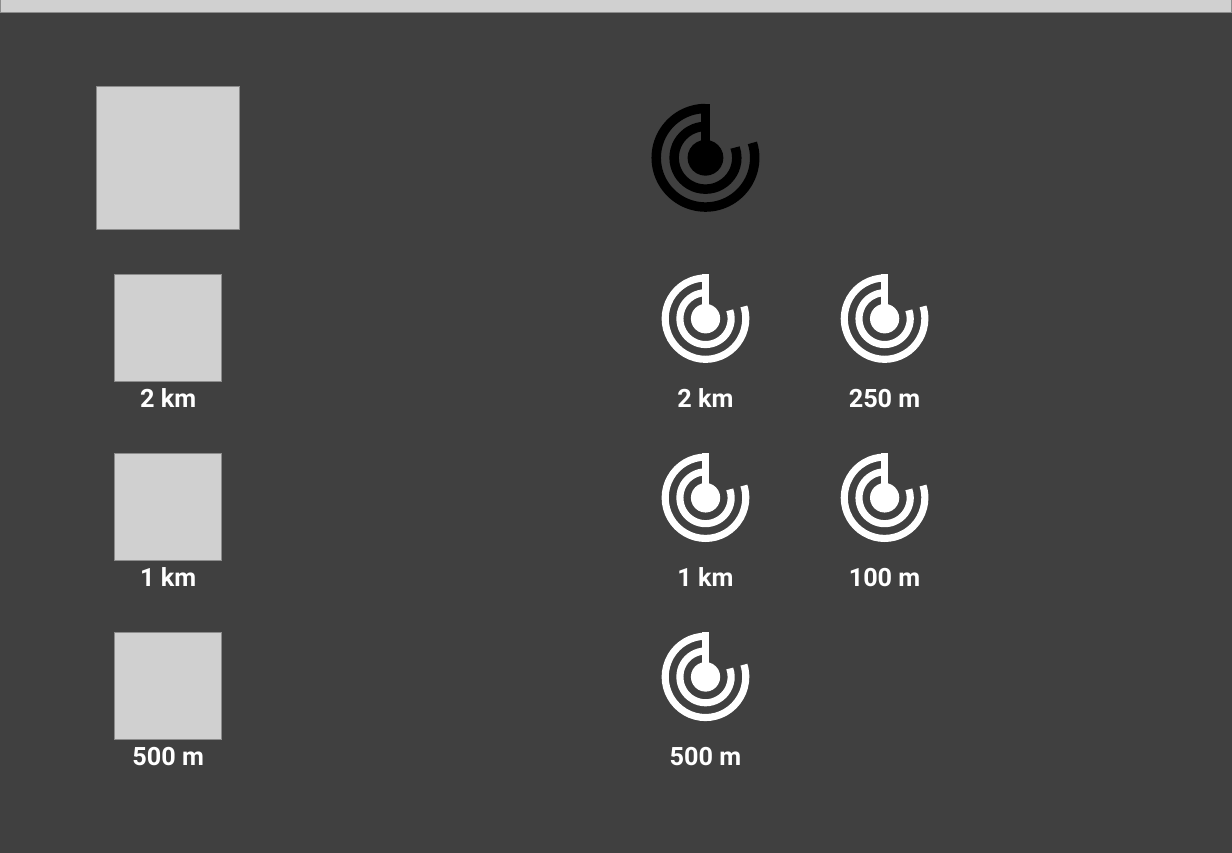
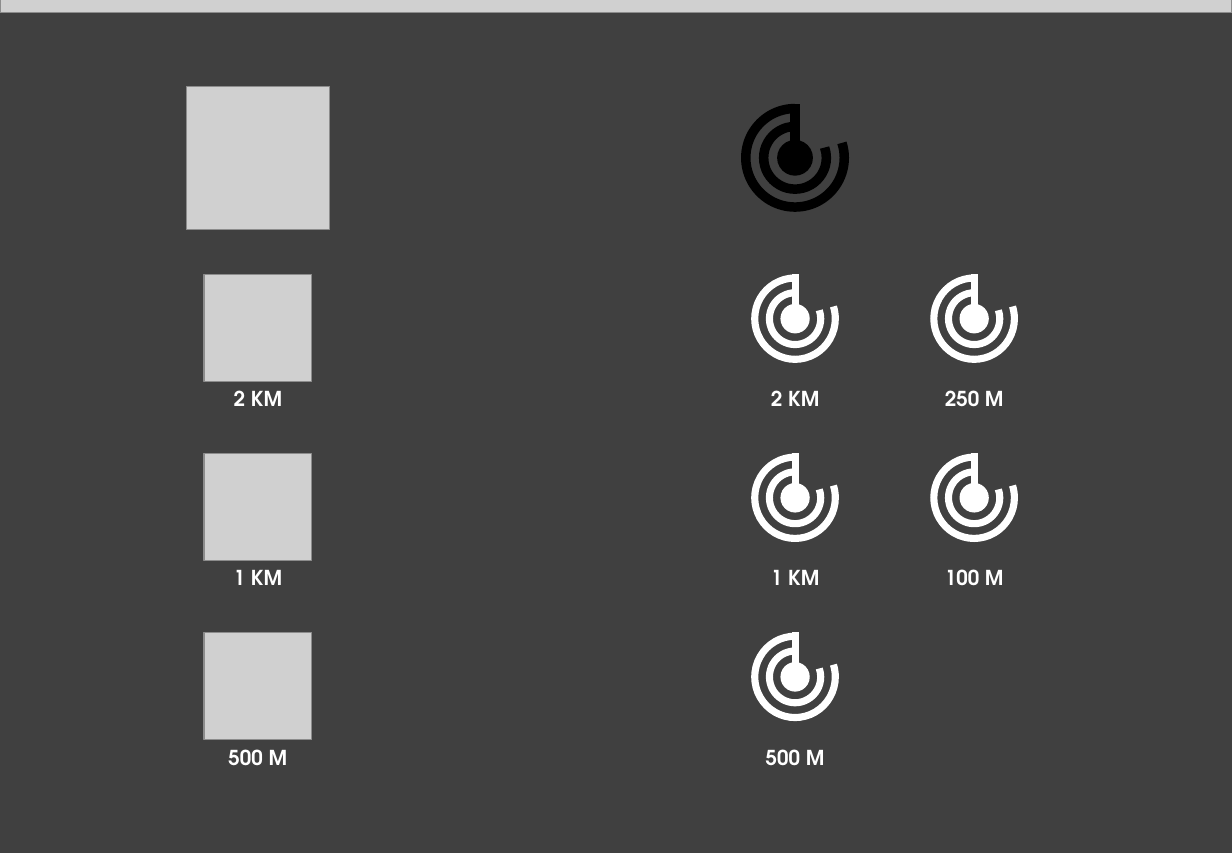
Before and after one commit to Ruben-White/jetlag-hide-and-seek, a slide deck: slide 7 of prototype/prototype.pptx. Drawn at 1232x853 pixels with LibreOffice and Linux fonts; fonts in the diff are those of the drawing; grey boxes stand for pictures. Boxes give left, top, right and bottom in pixels: in the first picture for what was removed or moved away, otherwise in the second. Text is boxed around its words. In the diff, an @@ line names an element or a change of style, - is before the commit and + after.

```diff
--- a/prototype/prototype.pptx
+++ b/prototype/prototype.pptx
@@ text at (234,390,282,406): text changed; size 16 to 13 pt; font Roboto to TeX Gyre Adventor @@
-2 km
+2 KM
@@ text at (771,390,819,406): text changed; size 16 to 13 pt; font Roboto to TeX Gyre Adventor @@
-2 km
+2 KM
@@ text at (945,390,1003,407): text changed; size 16 to 13 pt; font Roboto to TeX Gyre Adventor @@
-250 m
+250 M
@@ 12 arc (boxed as its full ellipse)s, 6 ellipses, 6 lines, 4 pictures: place and size @@
-12 arc (boxed as its full ellipse)s, 6 ellipses, 6 lines, 4 pictures at (97,86,925,739)
+12 arc (boxed as its full ellipse)s, 6 ellipses, 6 lines, 4 pictures at (187,86,1015,739)
@@ text at (945,569,1003,586): text changed; size 16 to 13 pt; font Roboto to TeX Gyre Adventor @@
-100 m
+100 M
@@ text at (234,570,282,585): text changed; size 16 to 13 pt; font Roboto to TeX Gyre Adventor @@
-1 km
+1 KM
@@ text at (771,570,819,585): text changed; size 16 to 13 pt; font Roboto to TeX Gyre Adventor @@
-1 km
+1 KM
@@ text at (228,749,287,766): text changed; size 16 to 13 pt; font Roboto to TeX Gyre Adventor @@
-500 m
+500 M
@@ text at (766,749,824,766): text changed; size 16 to 13 pt; font Roboto to TeX Gyre Adventor @@
-500 m
+500 M
```
Also in this commit, not shown: 2 other slides changed, 33 other files.
